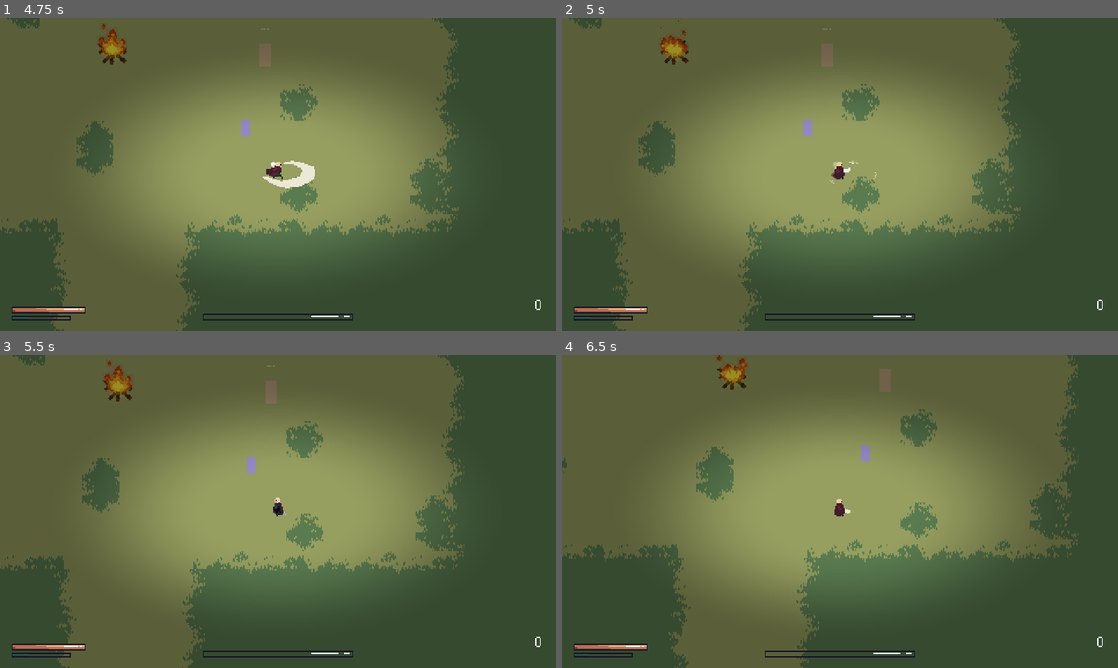
Above: before the commit, frames 1-4 (two rows, left to right).
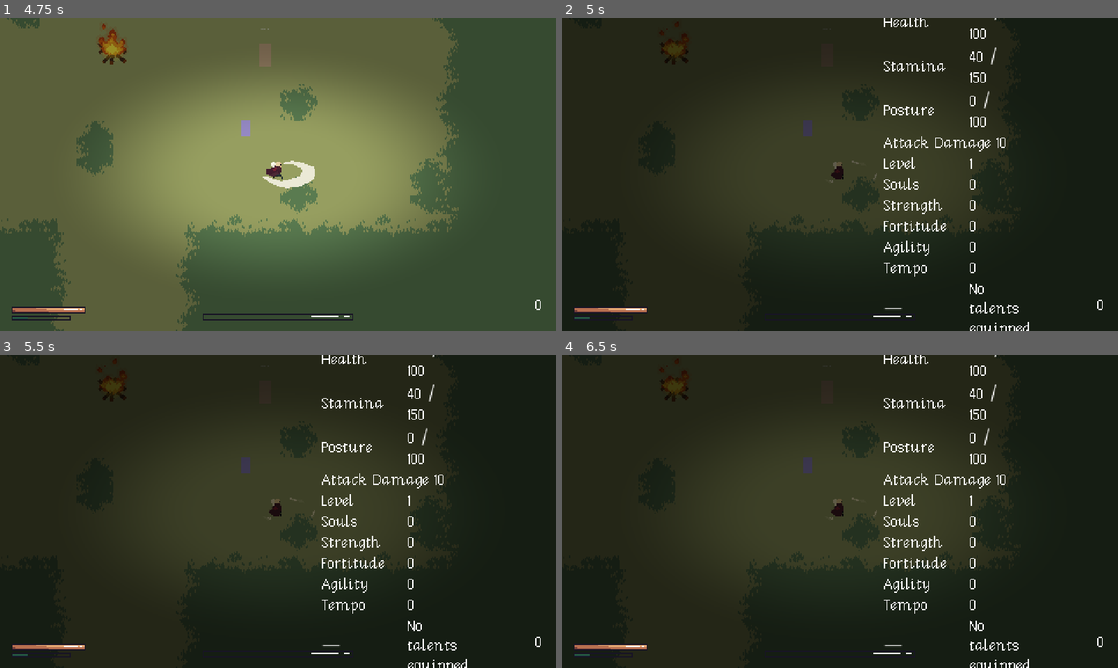
Above: after the commit, the same moments.

Repository: vyskof/parrybound
Game: Godot game, scene res://ui/main_menu.tscn
Two runs of this game, one before a commit and one after it. Both use one fixed random seed, a clock stepped at 60 frames per second and the inputs below.
Inputs (mouse positions are in pixels of both pictures, inside the frame that each line leads up to):
- Up to frame 1 (4.75 s): click "New Game" at 0.5 s; tap Enter at 1.25 s; move the mouse to (400, 158) at 1.27 s; hold Right (ui_right) 1.28-2.03 s; click (400, 158) at 1.35 s; tap Space (dodge) at 2, 2.85 s; move the mouse to (166, 190) at 2.02 s; hold Down (ui_down) 2.03-2.78 s; click (166, 190) at 2.1 s; move the mouse to (333, 105) at 2.77 s; hold Right (ui_right) 2.78-3.53 s; click (333, 105) at 3.05 s; move the mouse to (250, 237) at 3.52 s; hold Up (ui_up) 3.53-4.28 s; tap Shift (fast_move) at 3.6 s; click (250, 237) at 3.8 s; move the mouse to (444, 221) at 4.27 s; hold Left (ui_left) from 4.28 s (still down); hold E (interact) from 4.28 s (still down); click (444, 221) at 4.55 s
- Up to frame 2 (5 s): keep holding Left (ui_left); keep holding E (interact); tap Tab (character_menu, bound only after the commit) at 4.9 s
- Up to frame 3 (5.5 s): keep holding Left (ui_left); move the mouse to (111, 464) at 5.02 s; release E (interact) at 5.03 s; right-click (111, 464) at 5.1 s; click (111, 464) at 5.3 s
- Up to frame 4 (6.5 s): move the mouse to (867, 511) at 5.77 s; release Left (ui_left) at 5.78 s; hold Down (ui_down) from 5.78 s (still down); click (867, 511) at 5.85 s

Frame 1 is identical in both runs. In frame 2, 99% of the frame differs, in the area x 0-100%, y 0-100%; in frame 3, 99%; in frame 4, 99%.

Commit message:
upravovani talentu a pridavani tab menu ktery je na hovno zatim

Diff:
--- a/character/character.gd
+++ b/character/character.gd
@@ -75,6 +75,7 @@
 const SCENE_DEATH := preload("res://ui/deathscreen.tscn")
 const SCENE_PAUSE := preload("res://ui/pause_menu.tscn")
 const SCENE_TALENT_CHOICE := preload("res://ui/talent_choice_menu.tscn")
+const SCENE_CHARACTER_MENU  := preload("res://ui/character_menu.tscn")
 
 @export var stats: Stats
 @export var footstep_sounds: Array[AudioStreamPlayer2D] = []
@@ -201,16 +202,19 @@
 	refresh_talents()
 
 func _on_leveled_up(choices: Array) -> void:
-	var menu = SCENE_TALENT_CHOICE.instantiate()
+	await get_tree().create_timer(2.0, true, false, true).timeout
+	var menu := SCENE_TALENT_CHOICE.instantiate()
 	get_tree().root.add_child(menu)
 	menu.setup(choices)
 
+func get_current_attack_damage() -> float:
+	return BASE_ATTACK_DAMAGE * _attack_damage_mult
 
 func refresh_attribute_bonuses() -> void:
 	var strength_level := GameManager.get_attribute_level("strength")
-	var dexterity_level := GameManager.get_attribute_level("dexterity")
+	var agility_level := GameManager.get_attribute_level("agility")
 	_attack_damage_mult  = 1.0 + 0.08 * float(strength_level - 10)
-	_stamina_regen_bonus = maxf(0.0, float(dexterity_level - 10))
+	_stamina_regen_bonus = maxf(0.0, float(agility_level - 10))
 
 func refresh_talents() -> void:
 	_deflect_stamina_mult      = 1.0
@@ -260,6 +264,10 @@
 func _unhandled_input(event: InputEvent) -> void:
 	if event.is_action_pressed("ui_cancel") and not get_tree().paused:
 		get_tree().root.add_child(SCENE_PAUSE.instantiate())
+	if event.is_action_pressed("character_menu") and not get_tree().paused:
+		var menu := SCENE_CHARACTER_MENU.instantiate()
+		get_tree().root.add_child(menu)
+		menu.setup(self)
 
 # ─── Main loop ────────────────────────────────────────────────────────────────
 func _physics_process(delta: float) -> void:
--- a/project.godot
+++ b/project.godot
@@ -102,6 +102,11 @@
 "events": [Object(InputEventKey,"resource_local_to_scene":false,"resource_name":"","device":-1,"window_id":0,"alt_press …(195 unchanged characters)…
 ]
 }
+character_menu={
+"deadzone": 0.2,
+"events": [Object(InputEventKey,"resource_local_to_scene":false,"resource_name":"","device":-1,"window_id":0,"alt_pressed":false,"shift_pressed":false,"ctrl_pressed":false,"meta_pressed":false,"pressed":false,"keycode":0,"physical_keycode":4194306,"key_label":0,"unicode":0,"location":0,"echo":false,"script":null)
+]
+}
 
 [layer_names]
 
--- a/saving_system/game_manager.gd
+++ b/saving_system/game_manager.gd
@@ -89,10 +89,10 @@
 		"level":  1,
 		"souls":  0,
 		"attributes": {
-			"vitality":   0,
-			"endurance":  0,
-			"strength":   0,
-			"dexterity":  0
+			"fortitude": 0,
+			"tempo":     0,
+			"strength":  0,
+			"agility":   0
 			# "intelligence": 10  ← snadno přidáš
 		},
 		"attribute_points": 10,
@@ -434,8 +434,30 @@
 	var defaults := _default_save(data.get("meta", {}).get("slot", 0))
 	_deep_merge(defaults, data)
 
+	_rename_legacy_attribute_keys(data)
+
 	data["meta"]["version"] = SAVE_VERSION
 	return data
+
+# Staré save soubory měly atributy pojmenované vitality/endurance/dexterity —
+# přejmenováno na fortitude/tempo/agility. Tahle funkce převede staré klíče
+# na nové, aby hráč nepřišel o body, co už do nich investoval.
+func _rename_legacy_attribute_keys(data: Dictionary) -> void:
+	if not data.has("progression"):
+		return
+	var attrs: Dictionary = data["progression"].get("attributes", {})
+	var renames := {
+		"vitality": "fortitude",
+		"endurance": "tempo",
+		"dexterity": "agility",
+	}
+	for old_key in renames:
+		if attrs.has(old_key):
+			var new_key: String = renames[old_key]
+			if not attrs.has(new_key) or attrs[new_key] == 10:
+				attrs[new_key] = attrs[old_key]
+			attrs.erase(old_key)
+	data["progression"]["attributes"] = attrs
 
 # Rekurzivně doplní chybějící klíče z 'defaults' do 'target'
 func _deep_merge(defaults: Dictionary, target: Dictionary) -> void:
--- a/ui/build_menu.gd
+++ b/ui/build_menu.gd
@@ -2,12 +2,12 @@
 
 signal closed
 
-const ATTRIBUTE_NAMES := ["vitality", "endurance", "strength", "dexterity"]
+const ATTRIBUTE_NAMES := ["fortitude", "tempo", "strength", "agility"]
 const ATTRIBUTE_LABELS := {
-	"vitality":   "Vitality (+8 Max HP)",
-	"endurance":  "Endurance (+8 Max Stamina)",
-	"strength":   "Strength (+8% Attack Dmg)",
-	"dexterity":  "Dexterity (+1 Stamina Regen/s)",
+	"fortitude": "Fortitude (+8 Max HP)",
+	"tempo":     "Tempo (+8 Max Stamina)",
+	"strength":  "Strength (+8% Attack Dmg)",
+	"agility":   "Agility (+1 Stamina Regen/s)",
 }
 
 @onready var _points_label: Label = $VBoxContainer/PointsLabel
@@ -74,17 +74,17 @@
 	if not player or not player.stats:
 		return
 	match attr_name:
-		"vitality":
+		"fortitude":
 			player.stats.max_health += 8.0
 			player.stats.health += 8.0
 			if player.has_method("refresh_max_value_bars"):
 				player.refresh_max_value_bars()
-		"endurance":
+		"tempo":
 			player.stats.max_stamina += 8.0
 			player.stats.stamina += 8.0
 			if player.has_method("refresh_max_value_bars"):
 				player.refresh_max_value_bars()
-		"strength", "dexterity":
+		"strength", "agility":
 			if player.has_method("refresh_attribute_bonuses"):
 				player.refresh_attribute_bonuses()
 
--- /dev/null
+++ b/ui/character_menu.gd
@@ -0,0 +1,66 @@
+class_name CharacterMenu extends CanvasLayer
+
+signal closed
+
+@onready var _stats_list:  VBoxContainer = $VBoxContainer/StatsList
+@onready var _attr_list:   VBoxContainer = $VBoxContainer/AttributeList
+@onready var _talent_list: VBoxContainer = $VBoxContainer/TalentList
+@onready var _close_button: Button        = $VBoxContainer/CloseButton
+
+var _player: Character
+
+func _ready() -> void:
+	process_mode = Node.PROCESS_MODE_ALWAYS
+	get_tree().paused = true
+	_close_button.pressed.connect(_on_close_pressed)
+
+func setup(player: Character) -> void:
+	_player = player
+	_rebuild()
+
+func _rebuild() -> void:
+	for child in _stats_list.get_children():
+		child.queue_free()
+	for child in _attr_list.get_children():
+		child.queue_free()
+	for child in _talent_list.get_children():
+		child.queue_free()
+
+	if not _player or not _player.stats:
+		return
+
+	_add_row(_stats_list, "Health",  "%d / %d" % [roundi(_player.stats.health), roundi(_player.stats.max_health)])
+	_add_row(_stats_list, "Stamina", "%d / %d" % [roundi(_player.stats.stamina), roundi(_player.stats.max_stamina)])
+	_add_row(_stats_list, "Posture", "%d / %d" % [roundi(_player.stats.posture), roundi(_player.stats.max_posture)])
+	_add_row(_stats_list, "Attack Damage", "%d" % roundi(_player.get_current_attack_damage()))
+	_add_row(_stats_list, "Level", "%d" % GameManager.get_level())
+	_add_row(_stats_list, "Souls", "%d" % GameManager.get_souls())
+
+	for attr_name in ["strength", "fortitude", "agility", "tempo"]:
+		_add_row(_attr_list, attr_name.capitalize(), "%d" % GameManager.get_attribute_level(attr_name))
+
+	var equipped := GameManager.get_equipped_talents()
+	if equipped.is_empty():
+		_add_row(_talent_list, "—", "No talents equipped")
+	for talent_id in equipped:
+		var def := GameManager.get_talent_def(talent_id)
+		if def.is_empty():
+			continue
+		_add_row(_talent_list, def.name, def.desc)
+
+func _add_row(parent: VBoxContainer, label_text: String, value_text: String) -> void:
+	var row := HBoxContainer.new()
+	var label := Label.new()
+	label.text = label_text
+	label.custom_minimum_size = Vector2(70, 0)
+	row.add_child(label)
+	var value := Label.new()
+	value.text = value_text
+	value.autowrap_mode = TextServer.AUTOWRAP_WORD
+	row.add_child(value)
+	parent.add_child(row)
+
+func _on_close_pressed() -> void:
+	get_tree().paused = false
+	closed.emit()
+	queue_free()
--- /dev/null
+++ b/ui/character_menu.tscn
@@ -0,0 +1,41 @@
+[gd_scene format=3 uid="uid://dp6y8y5uoe22b"]
+
+[ext_resource type="Script" uid="uid://bp1lasgrpn1eh" path="res://ui/character_menu.gd" id="1_oorfk"]
+
+[node name="CharacterMenu" type="CanvasLayer" unique_id=1470699253]
+script = ExtResource("1_oorfk")
+
+[node name="Background" type="ColorRect" parent="." unique_id=1093638673]
+anchors_preset = 15
+anchor_right = 1.0
+anchor_bottom = 1.0
+grow_horizontal = 2
+grow_vertical = 2
+color = Color(0, 0, 0, 0.6)
+
+[node name="VBoxContainer" type="VBoxContainer" parent="." unique_id=605125967]
+anchors_preset = 11
+anchor_left = 1.0
+anchor_right = 1.0
+anchor_bottom = 1.0
+offset_left = -202.0
+grow_horizontal = 0
+grow_vertical = 2
+
+[node name="Label" type="Label" parent="VBoxContainer" unique_id=773828788]
+layout_mode = 2
+text = "Character"
+horizontal_alignment = 1
+
+[node name="StatsList" type="VBoxContainer" parent="VBoxContainer" unique_id=835244916]
+layout_mode = 2
+
+[node name="AttributeList" type="VBoxContainer" parent="VBoxContainer" unique_id=1922214229]
+layout_mode = 2
+
+[node name="TalentList" type="VBoxContainer" parent="VBoxContainer" unique_id=655052871]
+layout_mode = 2
+
+[node name="CloseButton" type="Button" parent="VBoxContainer" unique_id=445046333]
+layout_mode = 2
+text = "Close"
--- a/ui/shop_menu.tscn
+++ b/ui/shop_menu.tscn
@@ -35,3 +35,4 @@
 
 [node name="CloseButton" type="Button" parent="VBoxContainer" unique_id=915474810]
 layout_mode = 2
+text = "Close"
--- a/ui/talent_choice_menu.gd
+++ b/ui/talent_choice_menu.gd
@@ -2,8 +2,10 @@
 
 signal closed
 
+const CARD_MIN_SIZE := Vector2(90, 130)
+
 @onready var _title: Label        = $VBoxContainer/TitleLabel
-@onready var _list: VBoxContainer = $VBoxContainer/ChoiceList
+@onready var _list: HBoxContainer = $VBoxContainer/ChoiceList
 
 var _choice_ids: Array = []
 
@@ -11,6 +13,7 @@
 	process_mode = Node.PROCESS_MODE_ALWAYS
 	get_tree().paused = true
 	_title.text = "Level Up! (Level %d)" % GameManager.get_level()
+	_play_entrance_animation()
 
 func setup(choice_ids: Array) -> void:
 	_choice_ids = choice_ids
@@ -23,11 +26,41 @@
 		var def := GameManager.get_talent_def(talent_id)
 		if def.is_empty():
 			continue
-		var btn := Button.new()
-		btn.text = "[%s] %s\n%s" % [def.rarity.capitalize(), def.name, def.desc]
-		btn.modulate = _rarity_color(def.rarity)
-		btn.pressed.connect(_on_talent_picked.bind(talent_id))
-		_list.add_child(btn)
+		_list.add_child(_build_card(talent_id, def))
+
+func _build_card(talent_id: String, def: Dictionary) -> Control:
+	var panel := PanelContainer.new()
+	panel.custom_minimum_size = CARD_MIN_SIZE
+
+	var vbox := VBoxContainer.new()
+	vbox.add_theme_constant_override("separation", 4)
+	panel.add_child(vbox)
+
+	var rarity_label := Label.new()
+	rarity_label.text = def.rarity.capitalize()
+	rarity_label.modulate = _rarity_color(def.rarity)
+	rarity_label.horizontal_alignment = HORIZONTAL_ALIGNMENT_CENTER
+	vbox.add_child(rarity_label)
+
+	var name_label := Label.new()
+	name_label.text = def.name
+	name_label.horizontal_alignment = HORIZONTAL_ALIGNMENT_CENTER
+	name_label.autowrap_mode = TextServer.AUTOWRAP_WORD
+	vbox.add_child(name_label)
+
+	var desc_label := Label.new()
+	desc_label.text = def.desc
+	desc_label.horizontal_alignment = HORIZONTAL_ALIGNMENT_CENTER
+	desc_label.autowrap_mode = TextServer.AUTOWRAP_WORD
+	desc_label.custom_minimum_size = Vector2(CARD_MIN_SIZE.x - 10, 0)
+	vbox.add_child(desc_label)
+
+	var btn := Button.new()
+	btn.text = "Choose"
+	btn.pressed.connect(_on_talent_picked.bind(talent_id))
+	vbox.add_child(btn)
+
+	return panel
 
 func _rarity_color(rarity: String) -> Color:
 	match rarity:
@@ -35,6 +68,15 @@
 		"legendary": return Color(1.0, 0.75, 0.2)
 		_:           return Color(0.9, 0.9, 0.9)
 
+func _play_entrance_animation() -> void:
+	var container := $VBoxContainer
+	container.modulate.a = 0.0
+	container.scale = Vector2(0.85, 0.85)
+	var tween := create_tween()
+	tween.tween_property(container, "modulate:a", 1.0, 0.35).set_trans(Tween.TRANS_SINE)
+	tween.parallel().tween_property(container, "scale", Vector2.ONE, 0.35)\
+		.set_trans(Tween.TRANS_BACK).set_ease(Tween.EASE_OUT)
+
 func _on_talent_picked(talent_id: String) -> void:
 	GameManager.choose_talent(talent_id)
 	get_tree().paused = false
--- a/ui/talent_choice_menu.tscn
+++ b/ui/talent_choice_menu.tscn
@@ -29,5 +29,5 @@
 [node name="TitleLabel" type="Label" parent="VBoxContainer" unique_id=2132802441]
 layout_mode = 2
 
-[node name="ChoiceList" type="VBoxContainer" parent="VBoxContainer" unique_id=375333730]
+[node name="ChoiceList" type="HBoxContainer" parent="VBoxContainer" unique_id=261594071]
 layout_mode = 2
Not shown, added: ui/character_menu.gd.uid
